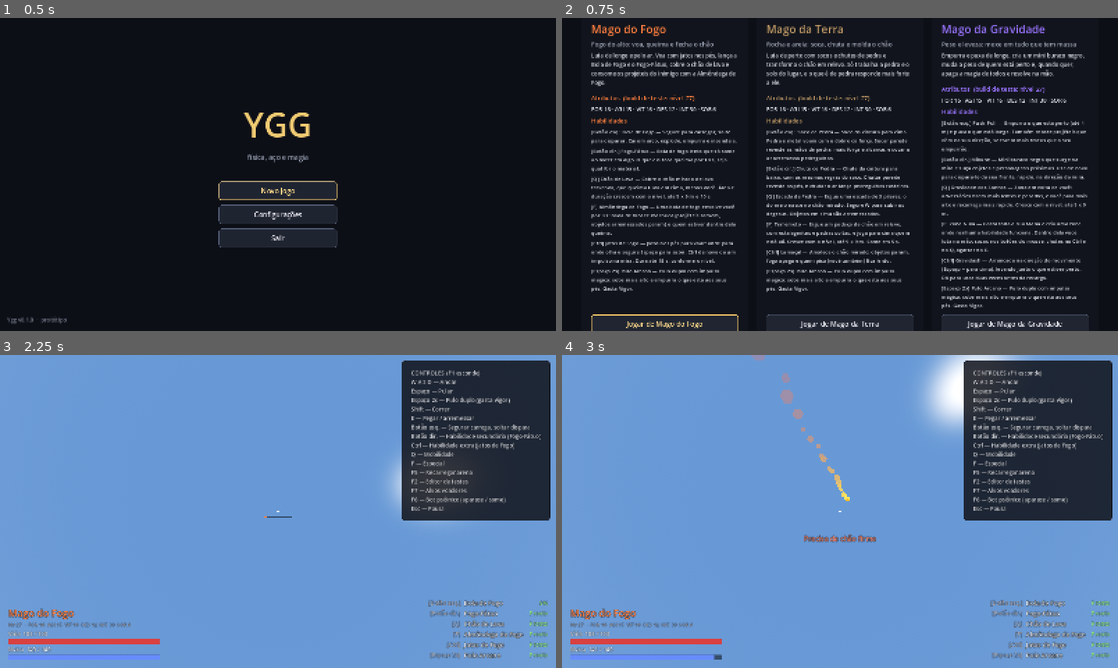
Above: before the commit, frames 1-4 (two rows, left to right).
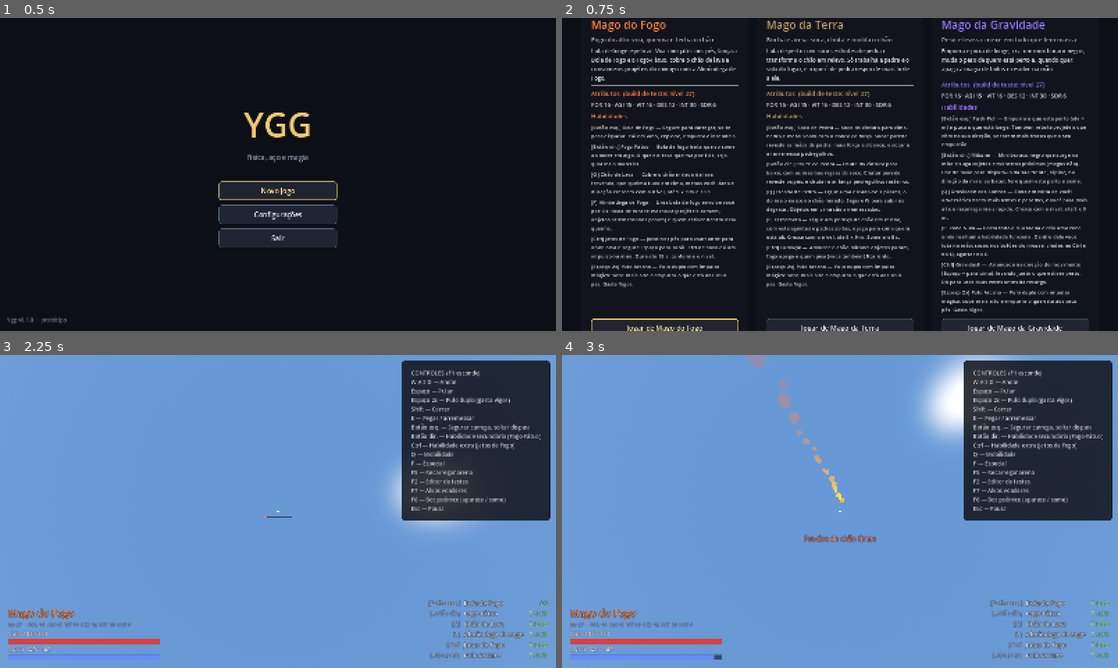
Above: after the commit, the same moments.

Repository: liamzeras/ygg
Game: Godot game, scene res://src/ui/main_menu.tscn
Two runs of this game, one before a commit and one after it. Both use one fixed random seed, a clock stepped at 60 frames per second and the inputs below.
Inputs (mouse positions are in pixels of both pictures, inside the frame that each line leads up to):
- Up to frame 1 (0.5 s): no input
- Up to frame 2 (0.75 s): click "Novo Jogo" at 0.5 s
- Up to frame 3 (2.25 s): click "Jogar de Mago do Fogo" at 1.25 s; tap Enter at 2 s; move the mouse to (305, 511) at 2.02 s; hold W (move_forward) from 2.03 s (still down); hold E (grab) from 2.03 s (still down); click (305, 511) at 2.17 s
- Up to frame 4 (3 s): keep holding W (move_forward); tap Space (jump) at 2.27 s; move the mouse to (812, 511) at 2.77 s; release E (grab) at 2.78 s; tap Q (mobility) at 2.85 s

Frame 1 is identical in both runs. In frame 2, 30% of the frame differs, in the area x 5-95%, y 0-100%; in frame 3, 0.1%; in frame 4, 1.6%.

Commit message:
Gravidade: Mibune disparado bate, fere quem está perto e some (design/gdd/mage-gravity.md)
Decisão do Liam (2026-11-17). Fumaça 361/0 (3 vezes).

Co-Authored-By: Claude Opus 5.5 <noreply@anthropic.com>

Diff:
--- a/assets/data/classes/gravity.tres
+++ b/assets/data/classes/gravity.tres
@@ -42,8 +42,11 @@
 throw_speed = 35.0
 launch_offset = 1.2
 lifetime = 5.0
+impact_radius = 2.0
+impact_impulse = 200.0
+impact_linger = 0.4
 display_name = "Mibune"
-description = "Mini buraco negro que surge na mira e suga objetos e personagens próximos. Use de novo para dispará-lo da sua frente, rápido, na direção da mira."
+description = "Mini buraco negro que surge na mira e suga objetos e monstros próximos (magos não). Use de novo para dispará-lo da sua frente, rápido, na direção da mira: ao bater, fere quem está perto e some."
 cost = 30.0
 cost_pool = 1
 cooldown = 6.0
--- a/src/gameplay/abilities/mibune.gd
+++ b/src/gameplay/abilities/mibune.gd
@@ -4,8 +4,10 @@
 ## Lei da Gravidade: é uma área de gravidade do mundo (Area3D com gravidade apontando para o
 ## centro, somada à do lugar), então todo objeto solto dentro do raio cai para ele, e o peso
 ## dele (PhysicsProp.get_weight) muda junto. Monstros recebem o mesmo puxão aplicado aqui; magos
-## (inclusive quem lançou) não: o corpo de um mago só muda pelas próprias habilidades (ver CasterLook). Depois de disparado, anda em linha reta
-## e atravessa paredes. Some no fim de `lifetime`.
+## (inclusive quem lançou) não: o corpo de um mago só muda pelas próprias habilidades (ver CasterLook).
+## Disparado, anda em linha reta. Ao bater em algo que não seja objeto solto (parede, chão, pilar,
+## personagem), para, fere quem está no raio `impact_radius` (menos quem lançou), racha construções
+## da Terra e some depois de `impact_linger` s (Liam, 2026-11-17). Sem bater, some no fim de `lifetime`.
 
 const CORE_COLOR := Color(0.02, 0.0, 0.05)
 const HALO_COLOR := Color(0.5, 0.3, 0.9, 0.18)
@@ -20,6 +22,14 @@
 var caster: Node3D
 var velocity := Vector3.ZERO
 var thrown := false
+## Impacto do Mibune disparado: raio (m), impulso de dano (N·s) e quanto tempo fica depois.
+var impact_radius := 2.0
+var impact_impulse := 200.0
+var impact_linger := 0.4
+## Já bateu em algo (para testes e para parar de andar).
+var impacted := false
+
+const SOURCE_NAME := "Mibune"
 
 var _time := 0.0
 var _area: Area3D
@@ -61,7 +71,8 @@
 	if _time >= lifetime:
 		queue_free()
 		return
-	global_position += velocity * delta
+	if thrown and not impacted:
+		_advance(delta)
 	for node in get_tree().get_nodes_in_group(&"characters"):
 		var body := node as CharacterBody3D
 		if body == null or body == caster or CasterLook.is_mage(body):
@@ -71,6 +82,59 @@
 		if distance < 0.05 or distance > radius:
 			continue
 		body.velocity += offset / distance * pull_acceleration * delta
+
+
+## Anda o trecho do quadro; se bater em algo que não seja objeto solto, para ali e explode.
+func _advance(delta: float) -> void:
+	var step := velocity * delta
+	var query := PhysicsRayQueryParameters3D.create(global_position, global_position + step)
+	var exclude: Array[RID] = []
+	if caster is CollisionObject3D:
+		exclude.append((caster as CollisionObject3D).get_rid())
+	for attempt in 4:
+		query.exclude = exclude
+		var hit := get_world_3d().direct_space_state.intersect_ray(query)
+		if hit.is_empty():
+			break
+		# Objetos soltos são puxados, não param o Mibune.
+		if hit.collider is RigidBody3D:
+			exclude.append(hit.rid)
+			continue
+		global_position = hit.position as Vector3
+		_impact()
+		return
+	global_position += step
+
+
+## Para, fere e racha o que está no raio e some logo depois.
+func _impact() -> void:
+	impacted = true
+	velocity = Vector3.ZERO
+	lifetime = minf(lifetime, _time + impact_linger)
+	var shape := SphereShape3D.new()
+	shape.radius = impact_radius
+	var query := PhysicsShapeQueryParameters3D.new()
+	query.shape = shape
+	query.transform = Transform3D(Basis.IDENTITY, global_position)
+	if caster is CollisionObject3D:
+		query.exclude = [(caster as CollisionObject3D).get_rid()]
+	var done: Array[Object] = []
+	for result in get_world_3d().direct_space_state.intersect_shape(query, 32):
+		var target: Object = result.collider
+		if done.has(target) or not target is Node3D:
+			continue
+		done.append(target)
+		var node := target as Node3D
+		var falloff := clampf(1.0 - DamageRules.distance_to(node, global_position) / impact_radius, 0.2, 1.0)
+		var impulse := impact_impulse * falloff
+		var away := DamageRules.center_of(node) - global_position
+		var direction := away.normalized() if away.length() > 0.01 else velocity.normalized()
+		var receiver := DamageRules.receiver_of(node)
+		if receiver and not DamageRules.is_invulnerable(node):
+			receiver.register_hit(SOURCE_NAME, impulse)
+		if node.has_method("take_strike"):
+			node.take_strike(impulse, direction, global_position)
+	Fx.burst(get_parent(), global_position, HALO_COLOR, impact_radius)
 
 
 func _sphere(size: float, mat: StandardMaterial3D) -> MeshInstance3D:
--- a/src/gameplay/abilities/mibune_ability.gd
+++ b/src/gameplay/abilities/mibune_ability.gd
@@ -3,7 +3,7 @@
 ## Gravidade — Mibune, o mini buraco negro (design/gdd/mage-gravity.md).
 ## 1ª conjuração: surge no ponto mirado e puxa objetos e personagens próximos (menos quem lançou).
 ## 2ª conjuração (sem custo nem recarga): sai da frente de quem lançou e dispara rápido na
-## direção da mira, como um projétil.
+## direção da mira, como um projétil. Ao bater, fere quem está perto e some logo depois.
 
 ## Distância (m) em que nasce se não houver nada na mira.
 @export var spawn_distance := 8.0
@@ -14,6 +14,11 @@
 ## Distância (m) à frente da mira de onde o Mibune sai ao ser disparado.
 @export var launch_offset := 1.2
 @export var lifetime := 5.0
+## Disparado, ao bater em parede, chão, pilar ou personagem: raio (m) e impulso de dano (N·s,
+## x mult(atributo)) do impacto, e por quanto tempo (s) ainda fica antes de sumir.
+@export var impact_radius := 2.0
+@export var impact_impulse := 200.0
+@export var impact_linger := 0.4
 
 var _active: Mibune
 
@@ -46,6 +51,9 @@
 	hole.radius = radius
 	hole.pull_acceleration = pull_acceleration * power(player)
 	hole.lifetime = lifetime
+	hole.impact_radius = impact_radius
+	hole.impact_impulse = impact_impulse * power(player)
+	hole.impact_linger = impact_linger
 	hole.caster = player
 	player.get_parent().add_child(hole)
 	hole.global_position = point
--- a/tests/suites/classes.gd
+++ b/tests/suites/classes.gd
@@ -1177,7 +1177,30 @@
 		hole.queue_free()
 	await _frames(3)
 
-	# Mibune é área de gravidade: um objeto perto dele pesa diferente do peso normal.
+	# Mibune disparado contra uma parede: para, fere quem está perto e some logo (Liam, 2026-11-17).
+	var dummy: TrainingDummy = arena.dummy
+	var dummy_home := dummy.global_position
+	var wall: StaticBody3D = arena._static_box(site + Vector3(0, 1.5, -6), Vector3(4, 3, 0.4), null)
+	dummy.global_position = site + Vector3(1.0, 0, -5.2)
+	dummy.reset()
+	_place(player, site)
+	await _frames(10)
+	player.face_point(site + Vector3(0, 1.6, -6))
+	await _frames(2)
+	player.request_action(Player.SLOT_SECONDARY)
+	await _frames(3)
+	var shot := mibune.get_active()
+	player.request_action(Player.SLOT_SECONDARY)
+	await _frames(15)
+	_check(shot != null and is_instance_valid(shot) and shot.impacted and shot.global_position.z > site.z - 6.0, "Mibune disparado para na parede")
+	_check(dummy.combo_damage > 0.0, "o impacto do Mibune fere quem está perto (%.1f)" % dummy.combo_damage)
+	await _frames(int(mibune.impact_linger * 60.0) + 5)
+	_check(mibune.get_active() == null, "e some logo depois (%.1f s)" % mibune.impact_linger)
+	wall.queue_free()
+	dummy.global_position = dummy_home
+	await _frames(3)
+
+	# Mibune é área de gravidade): um objeto perto dele pesa diferente do peso normal.
 	var box: PhysicsProp = arena._prop(arena.WOOD, PhysicsProp.Form.BOX, Vector3(0.6, 0.6, 0.6), site + Vector3(3, 0.31, 0))
 	await _frames(20)
 	var normal_weight := box.get_weight()
Not shown, changed: design/gdd/mage-gravity.md
